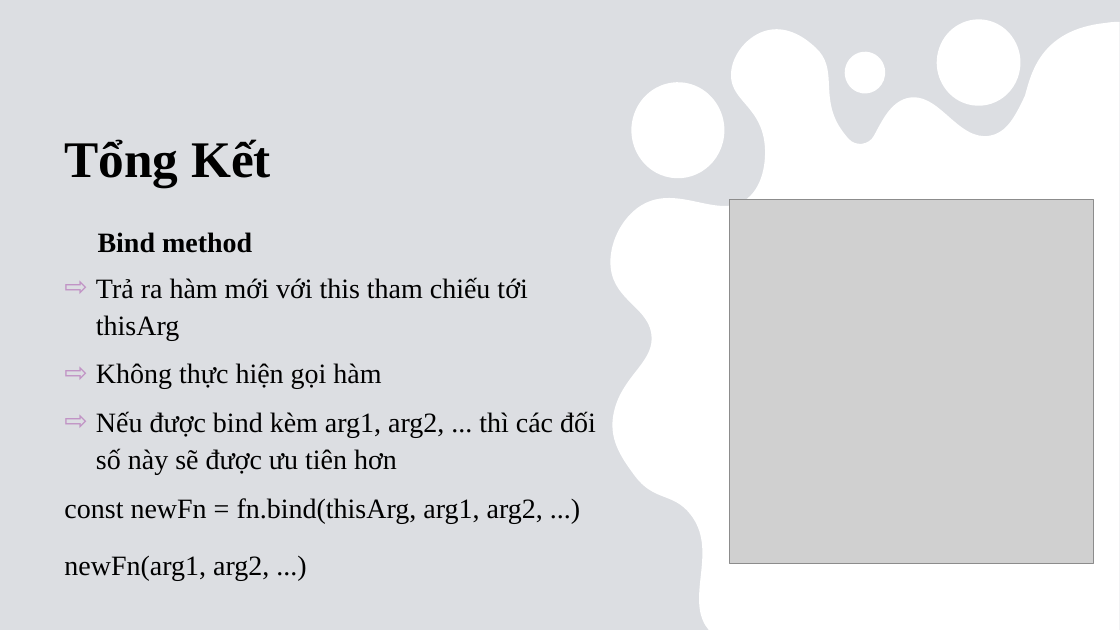
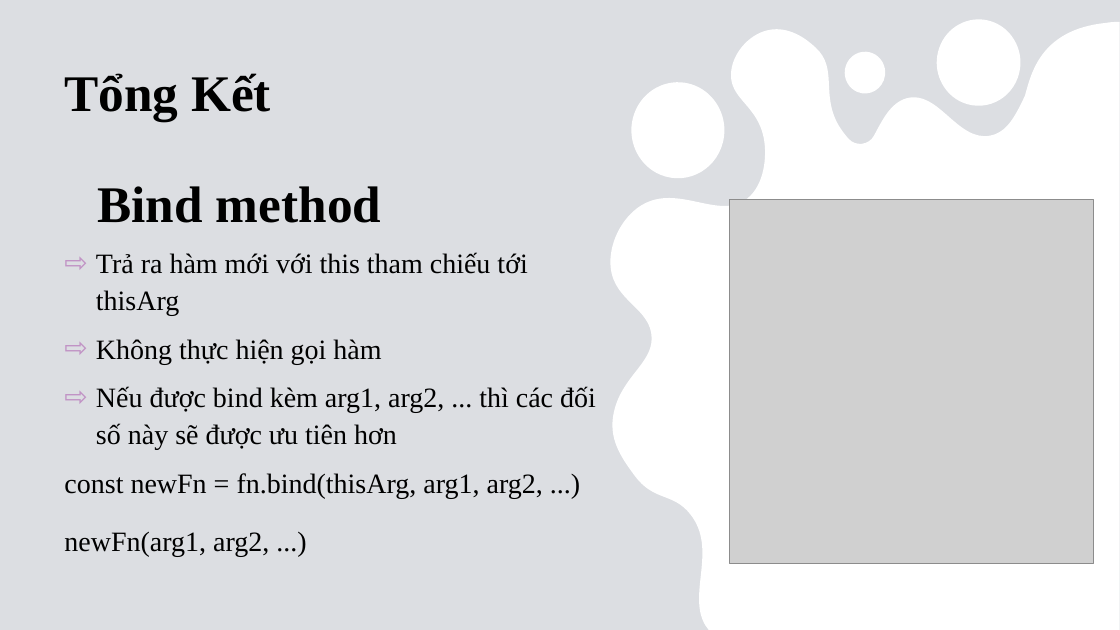
Before and after one commit to ngocson1603/khoaluanword, a slide deck: slide 29 of thuctapword/Báo cáo.pptx. Drawn at 1120x630 pixels with LibreOffice and Linux fonts; fonts in the diff are those of the drawing; grey boxes stand for pictures. Boxes give left, top, right and bottom in pixels: in the first picture for what was removed or moved away, otherwise in the second. Text is boxed around its words. In the diff, an @@ line names an element or a change of style, - is before the commit and + after.

```diff
--- a/thuctapword/Báo cáo.pptx
+++ b/thuctapword/Báo cáo.pptx
@@ title "Tổng Kết": place and size @@
-title "Tổng Kết" at <box>64,139,271,188</box>
+title "Tổng Kết" at <box>64,73,271,122</box>
@@ text "Bind method": place and size @@
-text "Bind method" at <box>64,232,596,581</box>
+text "Bind method" at <box>64,186,596,556</box>
@@ text at <box>98,186,381,223</box>: size 24 to 44 pt in "Bind method" @@
```
Also in this commit, not shown: 34 other slides changed, 2 other files.
